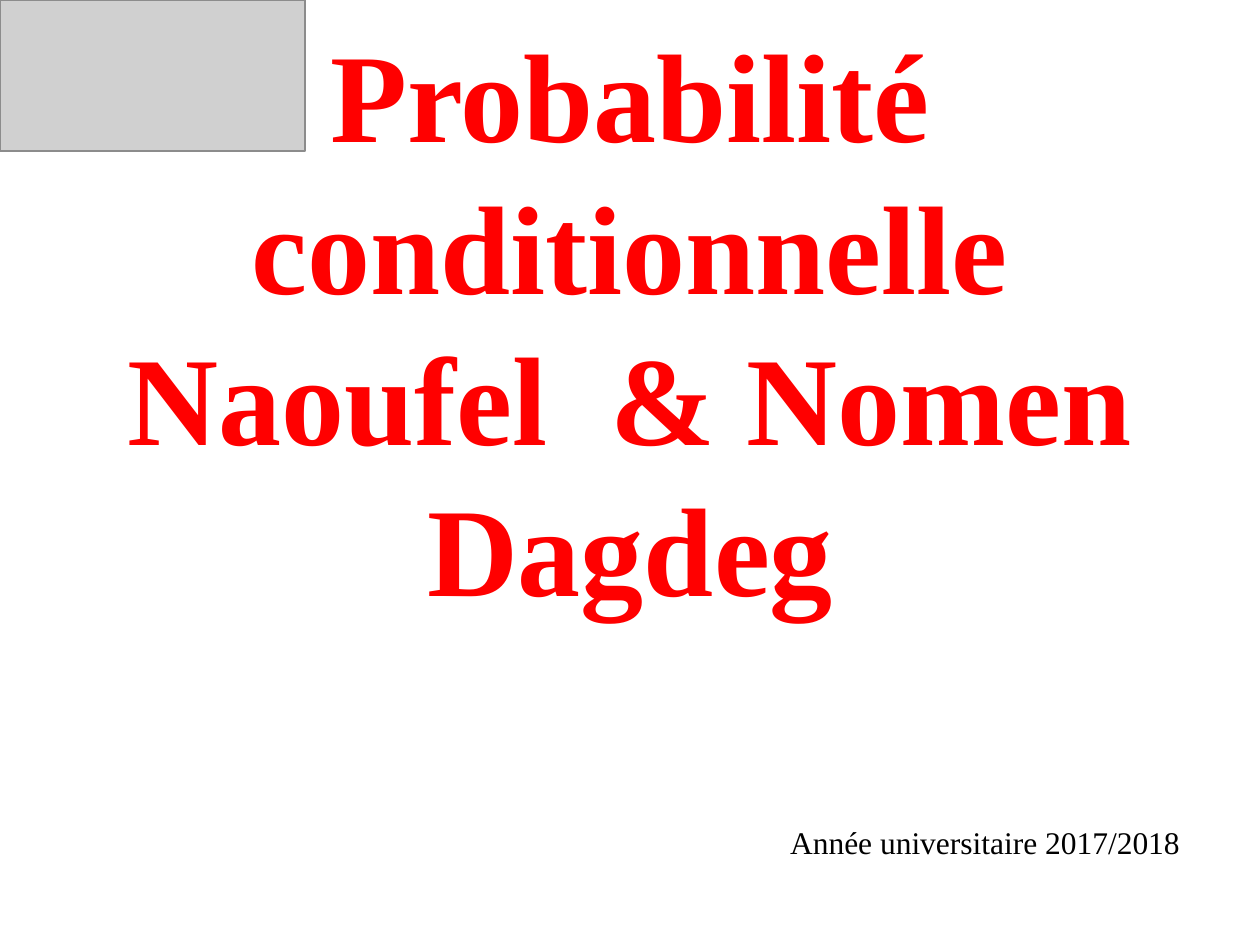
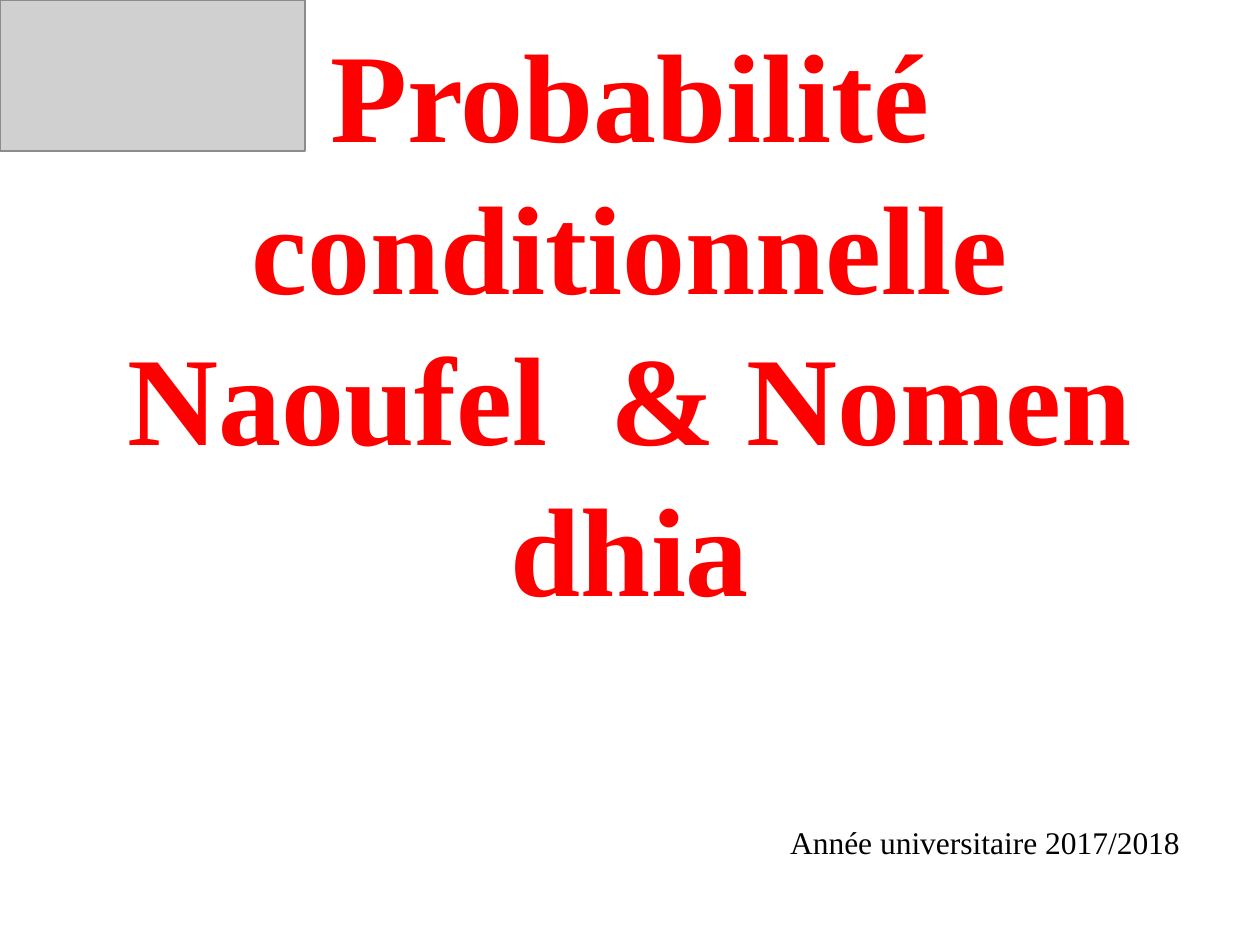
Before and after one commit to naoufelmhadhbi/FixIt, a slide deck: slide 1 of cours 2.pptx. Drawn at 1260x945 pixels with LibreOffice and Linux fonts; fonts in the diff are those of the drawing; grey boxes stand for pictures. Boxes give left, top, right and bottom in pixels: in the first picture for what was removed or moved away, otherwise in the second. Text is boxed around its words. In the diff, an @@ line names an element or a change of style, - is before the commit and + after.

Commit message:
brr

```diff
--- a/cours 2.pptx
+++ b/cours 2.pptx
@@ title at box(128, 54, 1132, 598): text changed @@
-Probabilité conditionnelle
-Naoufel & Nomen
-Dagdeg
+Probabilité conditionnelle
+Naoufel & Nomen
+dhia
```
